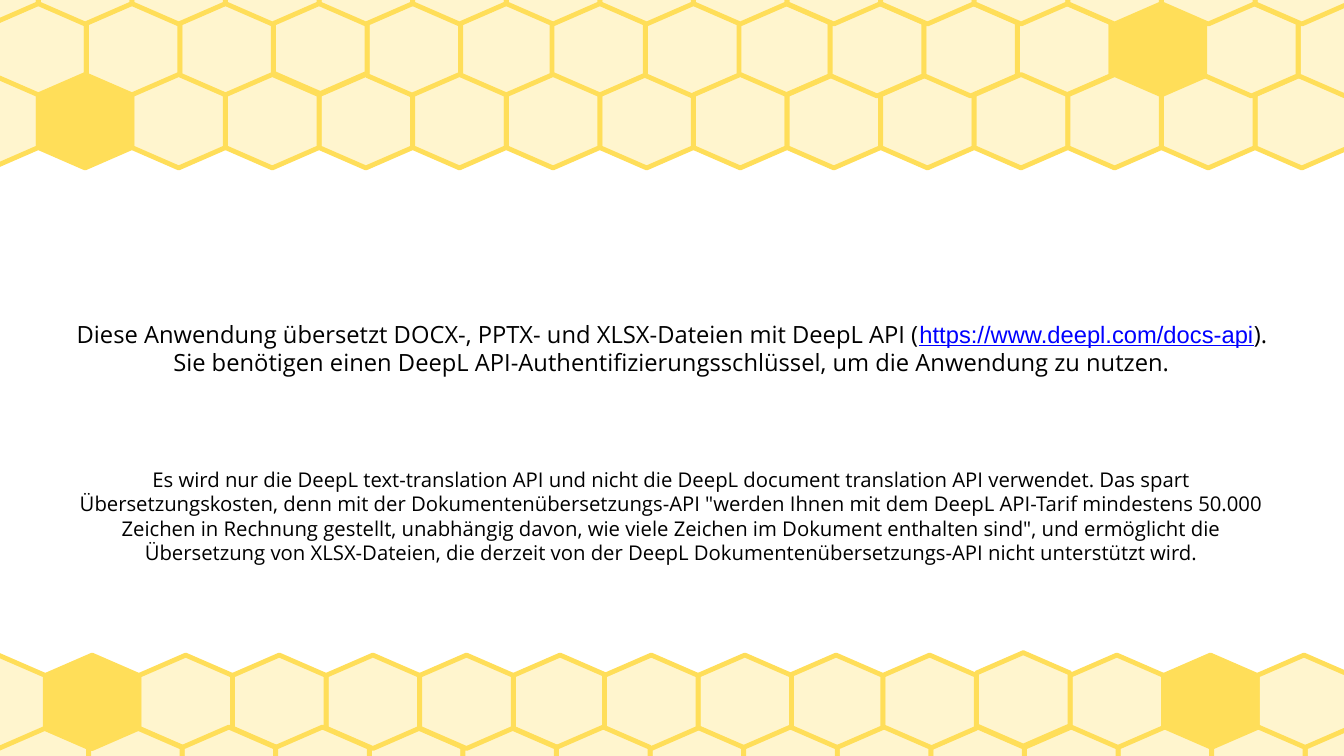
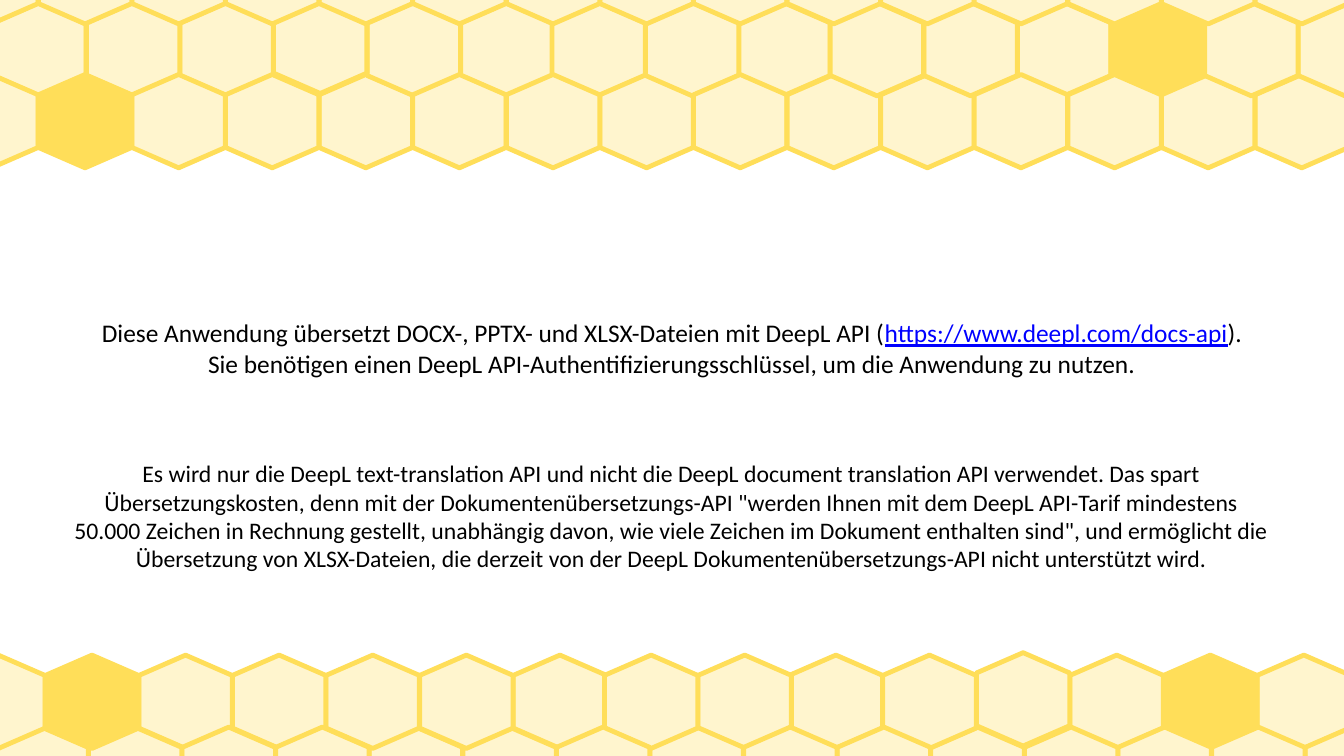
Before and after one commit to IgorIgnatyuk/TranslateOoxml, a slide deck: slide 1 of Info_DE.pptx. Drawn at 1344x756 pixels with LibreOffice and Linux fonts; fonts in the diff are those of the drawing. Boxes give left, top, right and bottom in pixels: in the first picture for what was removed or moved away, otherwise in the second. Text is boxed around its words. In the diff, an @@ line names an element or a change of style, - is before the commit and + after.

```diff
--- a/Info_DE.pptx
+++ b/Info_DE.pptx
@@ title "Diese Anwendung übersetzt DOCX-, PPTX- ..." at box(102, 323, 1242, 378): size 14 to 15 pt; font Open Sans to Calibri in "Diese Anwendung übersetzt DOCX-, PPTX- und XLSX-Dateien ..."; font Arial to Calibri in "(https://www.deepl.com/docs-api)." @@
@@ subtitle "Es wird nur die DeepL ..." at box(74, 465, 1267, 571): size 12 to 14 pt, font Open Sans to Calibri @@
```
Also in this commit, not shown: 1 other slide changed, 5 other files.
